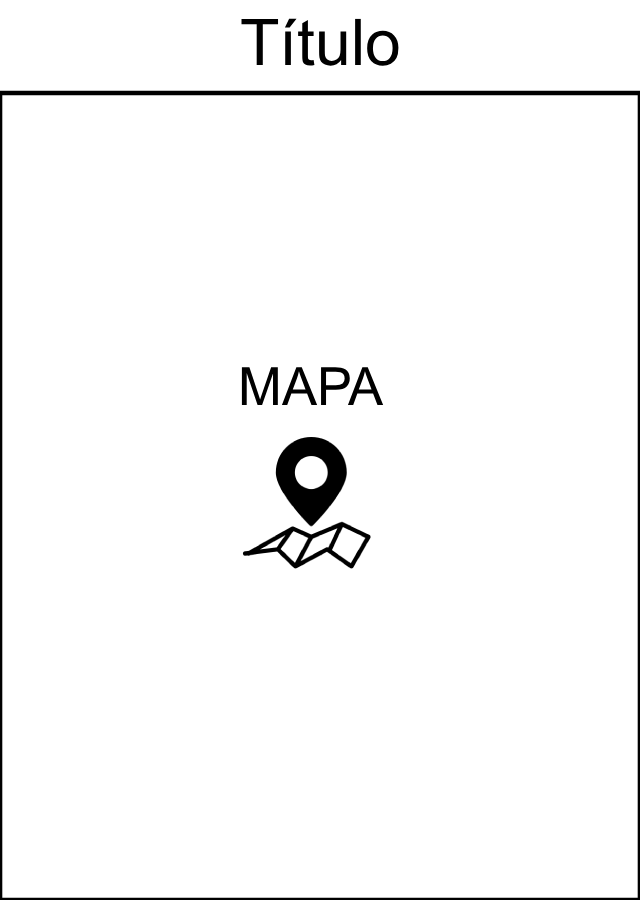
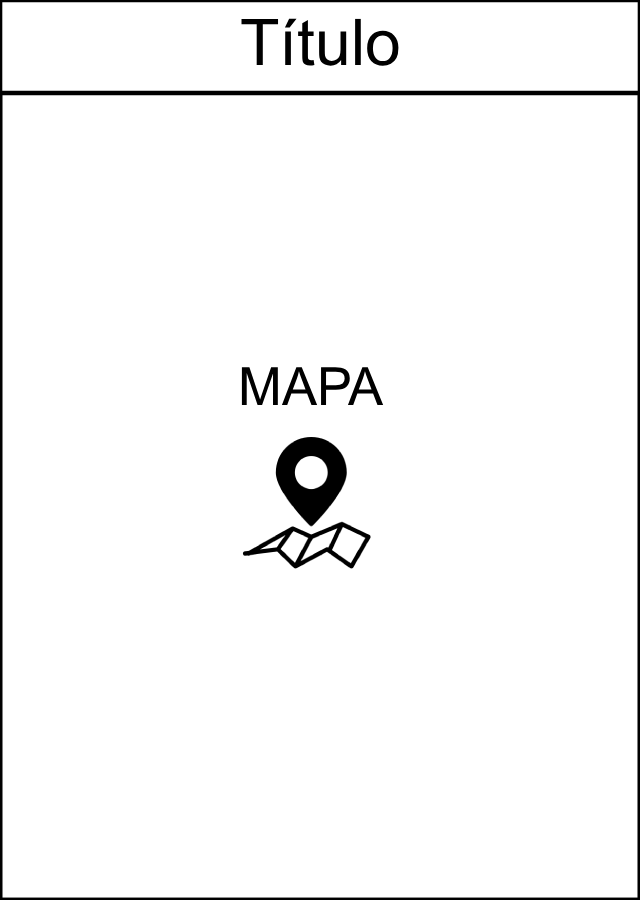
Layer changes from the first 640 x 900 image to the second:
pixels changed over left=0, top=0, right=640, bottom=898 (layer not identified)
